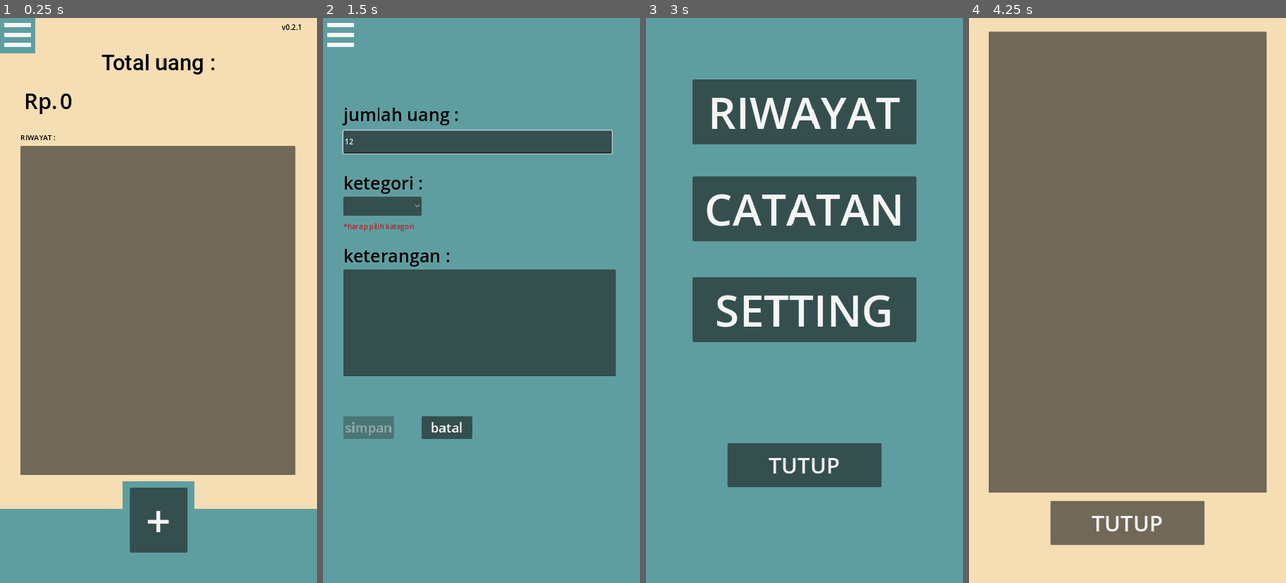
Above: before the commit, frames 1-4 (left to right).
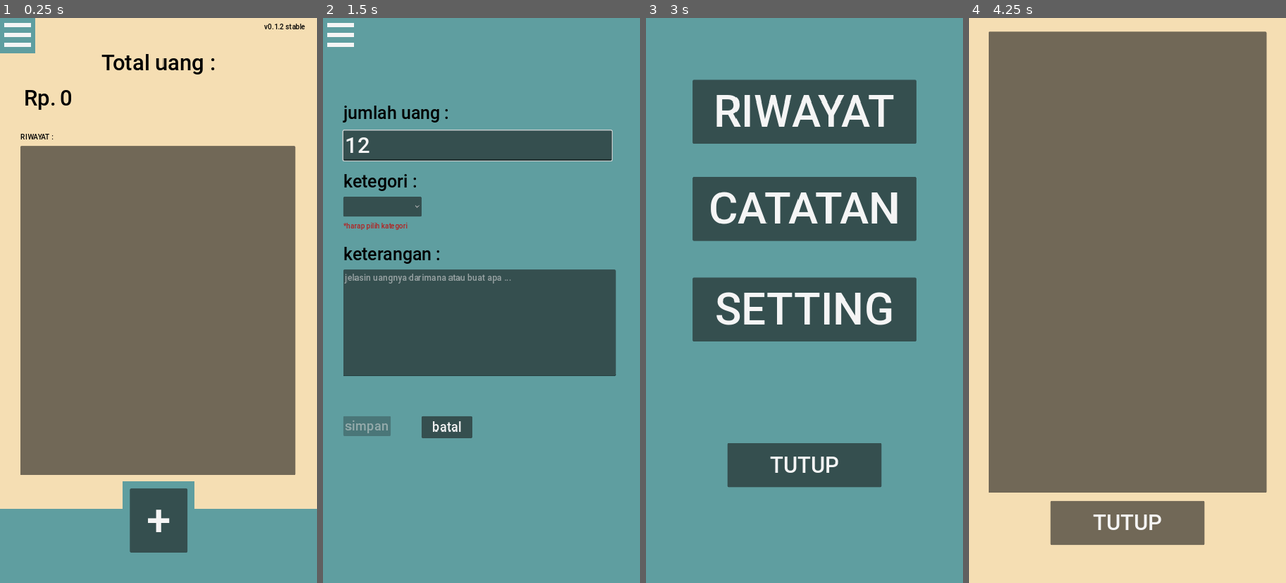
Above: after the commit, the same moments.

Repository: Ghofar05/catatan_keuangan_sederhana
Game: Godot game, scene res://main.tscn
Same seed, same stepped clock (60 frames per second), same inputs: the game is played once before the commit and once after it.
Inputs (mouse positions are in pixels of both pictures, inside the frame that each line leads up to):
- Up to frame 1 (0.25 s): no input
- Up to frame 2 (1.5 s): click "+" at 0.5 s; click (478, 142) at 1.27 s; type "12" at 1.35 s
- Up to frame 3 (3 s): click (801, 323) at 1.5 s; type "Alex" at 1.58 s; click "batal" at 2 s; click (665, 34) at 2.75 s
- Up to frame 4 (4.25 s): click "RIWAYAT" at 3.5 s

The runs differ from the first frame. In frame 1, 0.5% of the frame differs, in the area x 6-97%, y 1-91%; in frame 2, 3.5%; in frame 3, 5.4%, in the area x 14-86%, y 10-81%; in frame 4, 0.3%.
Error before the commit: Attempt to call function 'get_as_text' in base 'null instance' on a null instance. (res://saveloader.gd:103)

Commit message:
bugs fix

Diff:
--- a/Global.gd
+++ b/Global.gd
@@ -1,9 +1,9 @@
 extends Node
 
 
-var appVersion = "v0.2.1"
-var saveDataAvailable = true
-var styleSelected = "classic"
+@onready var appVersion = "v0.1.2 stable"
+@onready var saveDataAvailable = true
+@onready var styleSelected = "classic"
 
 
 
--- a/icon.svg
+++ /dev/null
@@ -1 +0,0 @@
-<svg xmlns="http://www.w3.org/2000/svg" width="128" height="128"><rect width="124" height="124" x="2" y="2" fill="#363d52" stroke="#212532" stroke-width="4" rx="14"/><g fill="#fff" transform="translate(12.322 12.322)scale(.101)"><path d="M105 673v33q407 354 814 0v-33z"/><path fill="#478cbf" d="m105 673 152 14q12 1 15 14l4 67 132 10 8-61q2-11 15-15h162q13 4 15 15l8 61 132-10 4-67q3-13 15-14l152-14V427q30-39 56-81-35-59-83-108-43 20-82 47-40-37-88-64 7-51 8-102-59-28-123-42-26 43-46 89-49-7-98 0-20-46-46-89-64 14-123 42 1 51 8 102-48 27-88 64-39-27-82-47-48 49-83 108 26 42 56 81zm0 33v39c0 276 813 276 814 0v-39l-134 12-5 69q-2 10-14 13l-162 11q-12 0-16-11l-10-65H446l-10 65q-4 11-16 11l-162-11q-12-3-14-13l-5-69z"/><path d="M483 600c0 34 58 34 58 0v-86c0-34-58-34-58 0z"/><circle cx="725" cy="526" r="90"/><circle cx="299" cy="526" r="90"/></g><g fill="#414042" transform="translate(12.322 12.322)scale(.101)"><circle cx="307" cy="532" r="60"/><circle cx="717" cy="532" r="60"/></g></svg>
--- a/main.gd
+++ b/main.gd
@@ -43,11 +43,7 @@
 	total_uang.text = add_comma_to_int(inputUang)
 
 
-	if Global.styleSelected == "classic":
-		$utilitas/savenloader.loadstyle()
-	else:
-		$utilitas/savenloader.savestyle()
-
+	$utilitas/savenloader.checkdatastyle()
 	$setting/OptionButton.usestyle()
 
 
@@ -62,18 +58,23 @@
 		$ui3/save.disabled = true
 	elif int(inputfield.text) <= 0:
 		$ui3/save.disabled = true
-	elif gacukup == true and kategori == "keluar":
-		$ui3/save.disabled = true
 	elif isnumber == false:
 		$ui3/save.disabled = true
 	else:
 		$ui3/info.hide()
 		$ui3/save.disabled = false
 
-	if isnumber == true:
-		$ui3/info2.hide()
-	else:
-		$ui3/info2.show()
+	if gacukup == true and kategori == "keluar":
+		$ui3/info2.text = "*uang ga cukup"
+		$ui3/save.disabled = true
+	else:
+		pass
+
+
+	#if isnumber == true:
+		#$ui3/info2.text = "*masukkan angka"
+	#else:
+		#$ui3/info2.text = "*masukkan angka"
 
 	gacukup = budgetcek()
 	kategori = kategoricek()
--- a/main.tscn
+++ b/main.tscn
@@ -48,6 +48,21 @@
 "values": [Vector2(0, 0), Vector2(0, 1500)]
 }
 
+[sub_resource type="Animation" id="Animation_natwq"]
+resource_name = "keterangan pop up"
+tracks/0/type = "value"
+tracks/0/imported = false
+tracks/0/enabled = true
+tracks/0/path = NodePath("ktrangan:scale")
+tracks/0/interp = 2
+tracks/0/loop_wrap = true
+tracks/0/keys = {
+"times": PackedFloat32Array(0, 0.133333, 0.266667),
+"transitions": PackedFloat32Array(1, 1, 1),
+"update": 0,
+"values": [Vector2(1, 1), Vector2(1.06, 1.06), Vector2(1, 1)]
+}
+
 [sub_resource type="Animation" id="Animation_alkr6"]
 resource_name = "open"
 tracks/0/type = "value"
@@ -63,21 +78,6 @@
 "values": [Vector2(0, 1500), Vector2(0, 0)]
 }
 
-[sub_resource type="Animation" id="Animation_natwq"]
-resource_name = "keterangan pop up"
-tracks/0/type = "value"
-tracks/0/imported = false
-tracks/0/enabled = true
-tracks/0/path = NodePath("ktrangan:scale")
-tracks/0/interp = 2
-tracks/0/loop_wrap = true
-tracks/0/keys = {
-"times": PackedFloat32Array(0, 0.133333, 0.266667),
-"transitions": PackedFloat32Array(1, 1, 1),
-"update": 0,
-"values": [Vector2(1, 1), Vector2(1.06, 1.06), Vector2(1, 1)]
-}
-
 [sub_resource type="AnimationLibrary" id="AnimationLibrary_0d40u"]
 _data = {
 "RESET": SubResource("Animation_3nje4"),
@@ -171,9 +171,9 @@
 
 [node name="version" type="Label" parent="ui"]
 layout_mode = 0
-offset_left = 640.0
+offset_left = 600.0
 offset_top = 10.0
-offset_right = 701.0
+offset_right = 661.0
 offset_bottom = 33.0
 theme_override_colors/font_color = Color(0, 0, 0, 1)
 
@@ -219,7 +219,6 @@
 theme_override_font_sizes/font_size = 20
 
 [node name="ui3" type="Control" parent="."]
-visible = false
 layout_mode = 3
 anchors_preset = 0
 offset_top = 1280.0
@@ -283,6 +282,8 @@
 offset_top = 255.0
 offset_right = 656.0
 offset_bottom = 307.0
+theme_override_font_sizes/font_size = 50
+placeholder_text = "Rp."
 virtual_keyboard_type = 2
 
 [node name="OptionButton" type="OptionButton" parent="ui3"]
@@ -291,6 +292,7 @@
 offset_top = 405.0
 offset_right = 224.0
 offset_bottom = 448.0
+theme_override_font_sizes/font_size = 30
 item_count = 2
 popup/item_0/text = "masuk"
 popup/item_1/text = "keluar"
@@ -302,6 +304,8 @@
 offset_top = 570.0
 offset_right = 665.0
 offset_bottom = 812.0
+theme_override_font_sizes/font_size = 20
+placeholder_text = "jelasin uangnya darimana atau buat apa ..."
 
 [node name="save" type="Button" parent="ui3"]
 layout_mode = 0
@@ -337,7 +341,6 @@
 offset_right = 210.0
 offset_bottom = 336.0
 theme_override_colors/font_color = Color(0.954458, 3.60981e-06, 1.34766e-06, 1)
-text = "*masukkan angka"
 
 [node name="AnimationPlayer" type="AnimationPlayer" parent="."]
 libraries = {
--- a/project.godot
+++ b/project.godot
@@ -11,7 +11,7 @@
 [application]
 
 config/name="catat uang"
-config/version="0.1.1"
+config/version="v0.1.3 -stable"
 run/main_scene="res://main.tscn"
 config/features=PackedStringArray("4.3", "GL Compatibility")
 boot_splash/bg_color=Color(0.988235, 0.972549, 0.890196, 1)
@@ -33,9 +33,14 @@
 window/stretch/aspect="expand"
 window/handheld/orientation=1
 
+[gui]
+
+theme/custom_font="res://Roboto-Medium.ttf"
+
 [input_devices]
 
 pointing/emulate_touch_from_mouse=true
+pointing/android/enable_pan_and_scale_gestures=true
 
 [rendering]
 
--- a/saveloader.gd
+++ b/saveloader.gd
@@ -98,6 +98,8 @@
 	file.close()
 
 
+
+
 func loadstyle():
 	var file = FileAccess.open("user://datastyle.json",FileAccess.READ)
 	var json = file.get_as_text()
@@ -108,6 +110,16 @@
 
 
 	file.close()
+
+
+
+func checkdatastyle():
+	var data = FileAccess.file_exists("user://datastyle.json")
+	if data:
+		loadstyle()
+	else:
+		savestyle()
+		pass
 
 
 
Not shown, changed: export_presets.cfg
Binary file added: icon.png
Not shown, changed: icon.png.import
